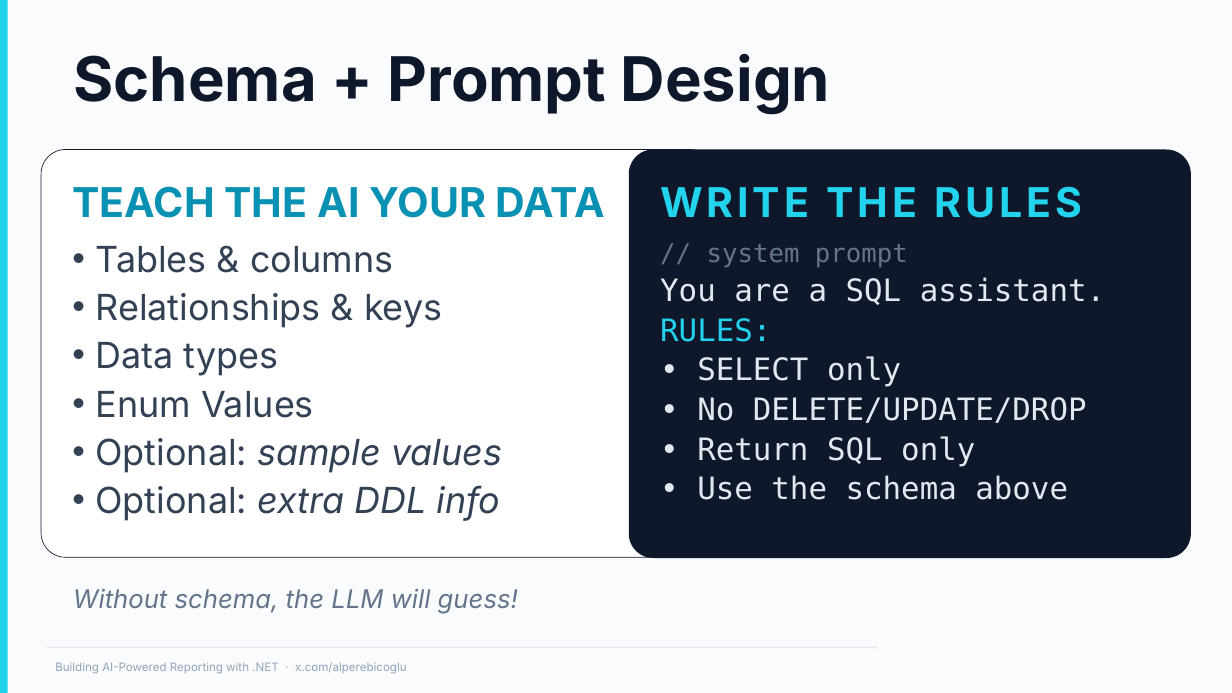
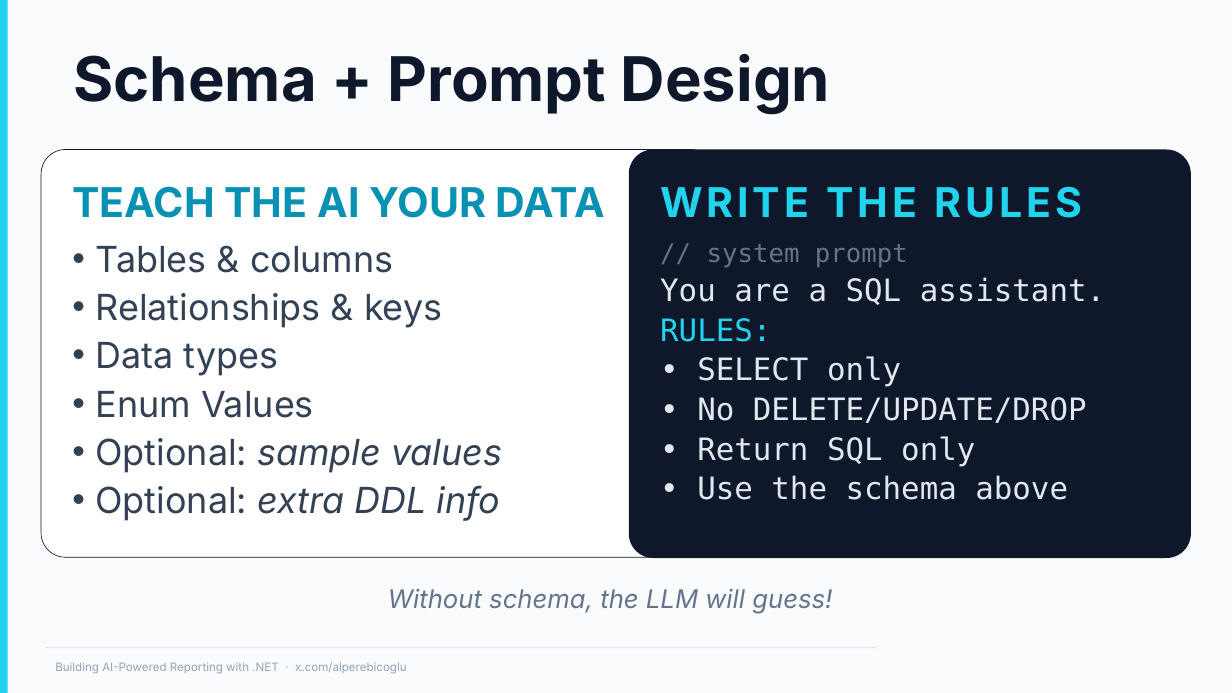
Before and after one commit to ebicoglu/chat-with-your-data-conference, a slide deck: slide 8 of Presentation.pptx. Drawn at 1232x693 pixels with LibreOffice and Linux fonts; fonts in the diff are those of the drawing; background and template pictures are left out. Boxes give left, top, right and bottom in pixels: in the first picture for what was removed or moved away, otherwise in the second. Text is boxed around its words. In the diff, an @@ line names an element or a change of style, - is before the commit and + after.

```diff
--- a/Presentation.pptx
+++ b/Presentation.pptx
@@ text "Without schema, the LLM will ...": place and size @@
-text "Without schema, the LLM will ..." at (73,589,518,613)
+text "Without schema, the LLM will ..." at (388,589,832,613)
@@ text "Without schema, the LLM will ..." at (388,589,832,613): alignment left to centre @@
```
Also in this commit, not shown: 1 other slide changed, 1 other file.
